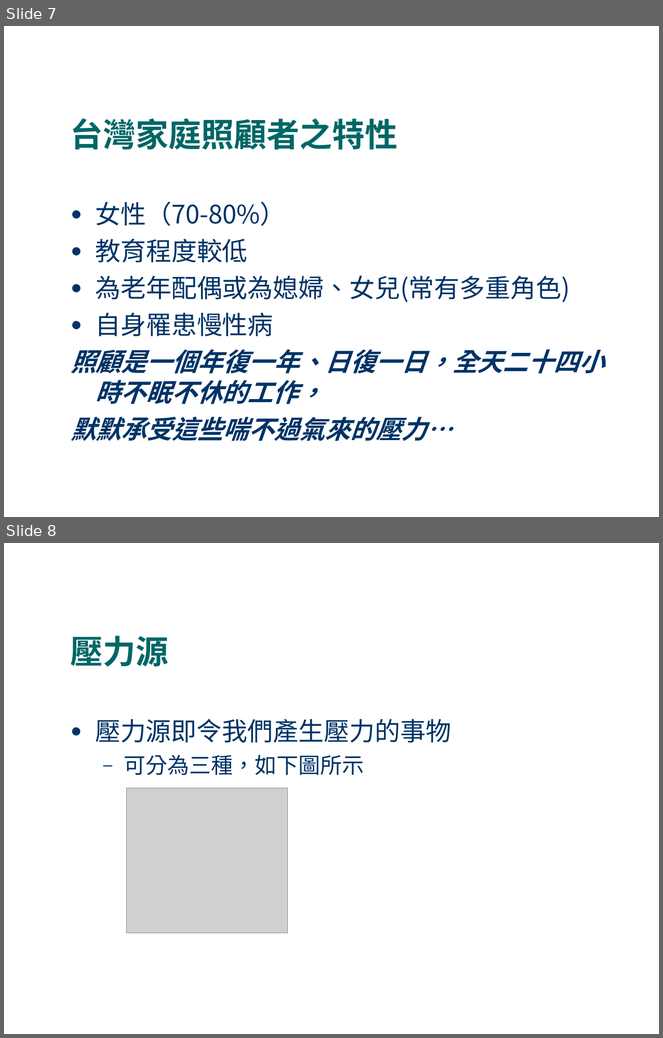
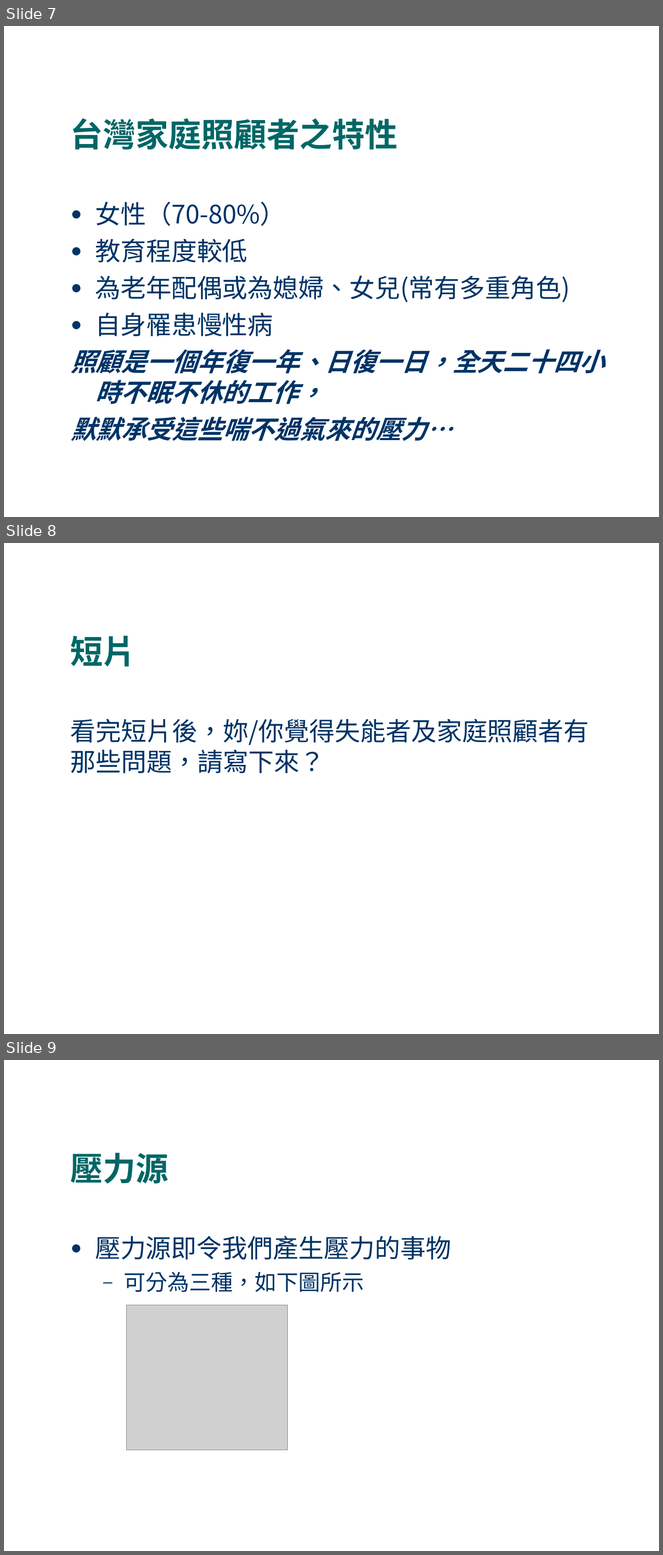
Before and after one commit to fhopecc/stxt, a slide deck: doc/tutorial/home_care.odp. Shown one above the other, each under a label of ours: slides 7 and 8 before the commit, slides 7, 8 and 9 after it. The pictures are 663x1038 and 663x1555 pixels, drawn with LibreOffice and Linux fonts; fonts in the diff are those of the drawing; grey boxes stand for pictures. Boxes give left, top, right and bottom in pixels: in the first picture for what was removed or moved away, otherwise in the second. Text is boxed around its words. In the diff, an @@ line names an element or a change of style, - is before the commit and + after.

```diff
--- a/doc/tutorial/home_care.odp
+++ b/doc/tutorial/home_care.odp
@@ slide 8 added at bbox=[4, 543, 659, 1034], background #FFFFFF @@
@@ title added at bbox=[70, 636, 136, 667], 36 pt, text #006666, bold @@
+短片
@@ text added at bbox=[71, 719, 590, 774], 28 pt, text #003366 @@
+看完短片後，妳/你覺得失能者及家庭照顧者有那些問題，請寫下來？
@@ what was slide 8 is now slide 9 @@
```
Also in this commit, not shown: 2 slides changed, 2 slides removed.
